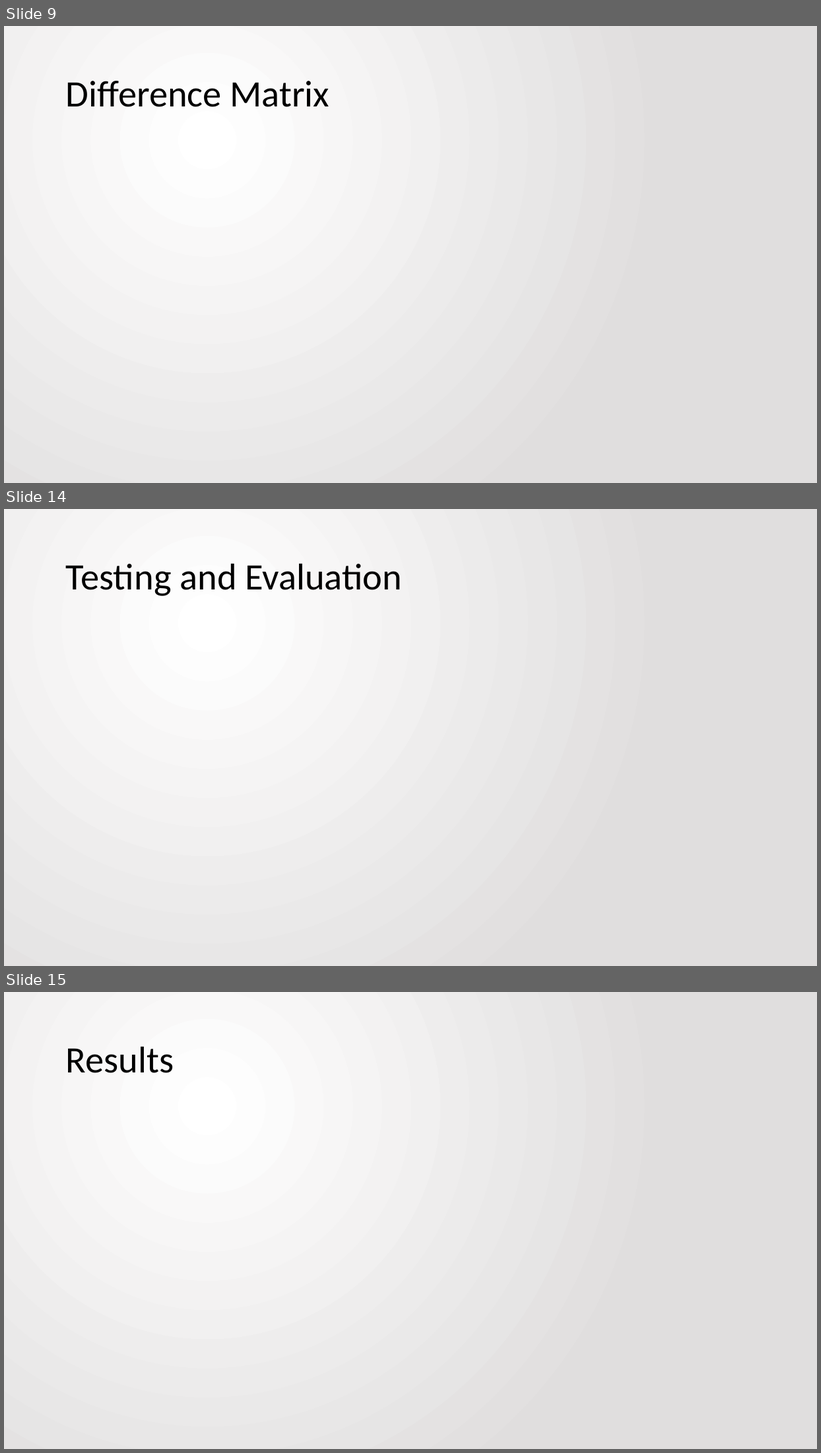
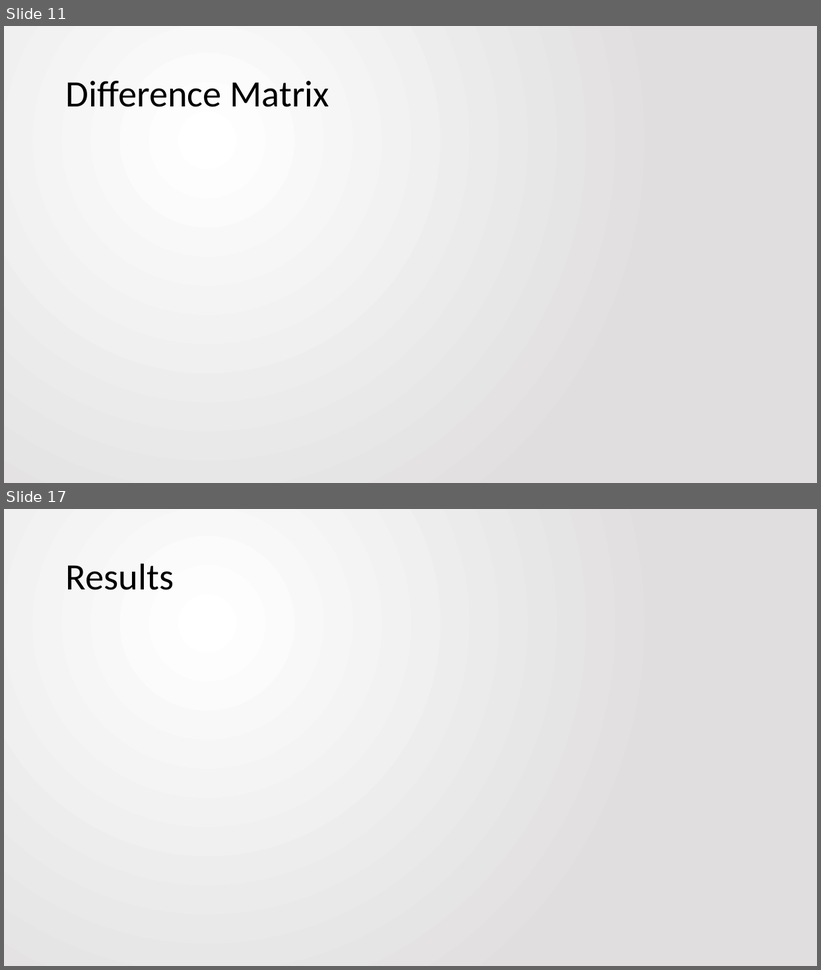
Before and after one commit to jbfitz/EECS405, a slide deck: Final Paper/presentation.pptx. Shown one above the other, each under a label of ours: slides 9, 14 and 15 before the commit, slides 11 and 17 after it; the slides between them are not shown. The pictures are 821x1453 and 821x970 pixels, drawn with LibreOffice and Linux fonts; fonts in the diff are those of the drawing; grey boxes stand for pictures. Boxes give left, top, right and bottom in pixels: in the first picture for what was removed or moved away, otherwise in the second. Text is boxed around its words. In the diff, an @@ line names an element or a change of style, - is before the commit and + after.

```diff
--- a/Final Paper/presentation.pptx
+++ b/Final Paper/presentation.pptx
@@ slide 14 removed at <box>4,509,817,966</box>, background gradient #FFFFFF to #E1DFDF @@
@@ title removed at <box>66,563,402,596</box> @@
-Testing and Evaluation
@@ what was slide 9 is now slide 11 @@
@@ what was slide 15 is now slide 17 @@
```
Also in this commit, not shown: 4 slides changed, 6 slides added, 3 other slides removed.
